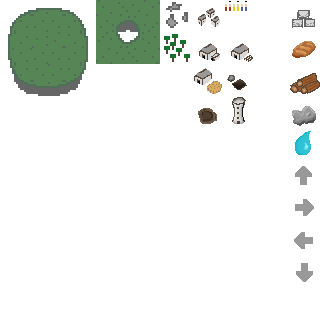
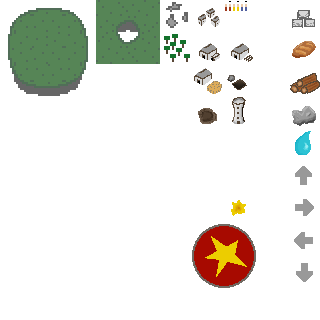
Layered file, before and after one edit (320×320). Changes by layer:
painted on "arrow up copy #1" over bbox(192, 224, 256, 288)
added layer "arrow up copy #3" above "arrow up" over bbox(231, 200, 246, 216)
